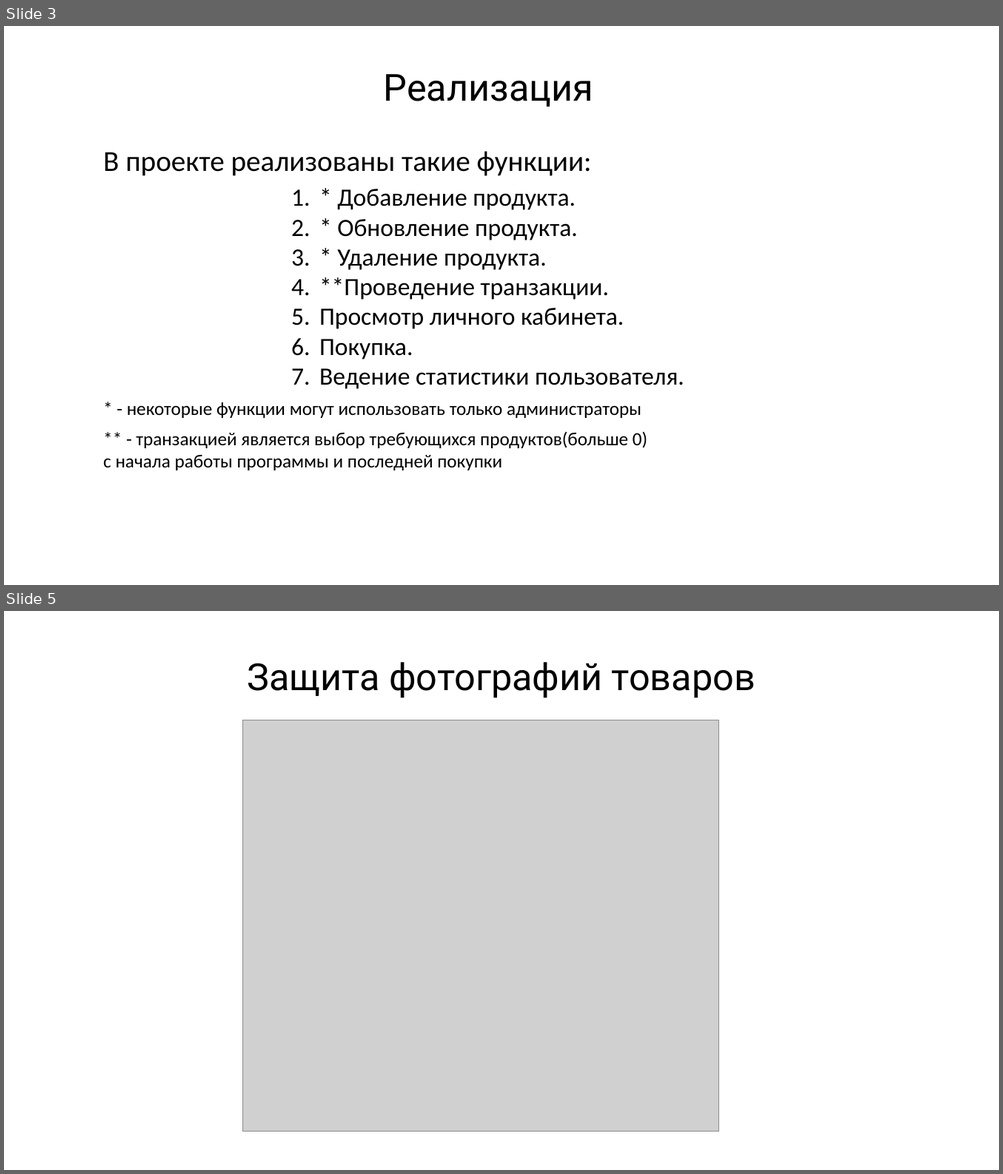
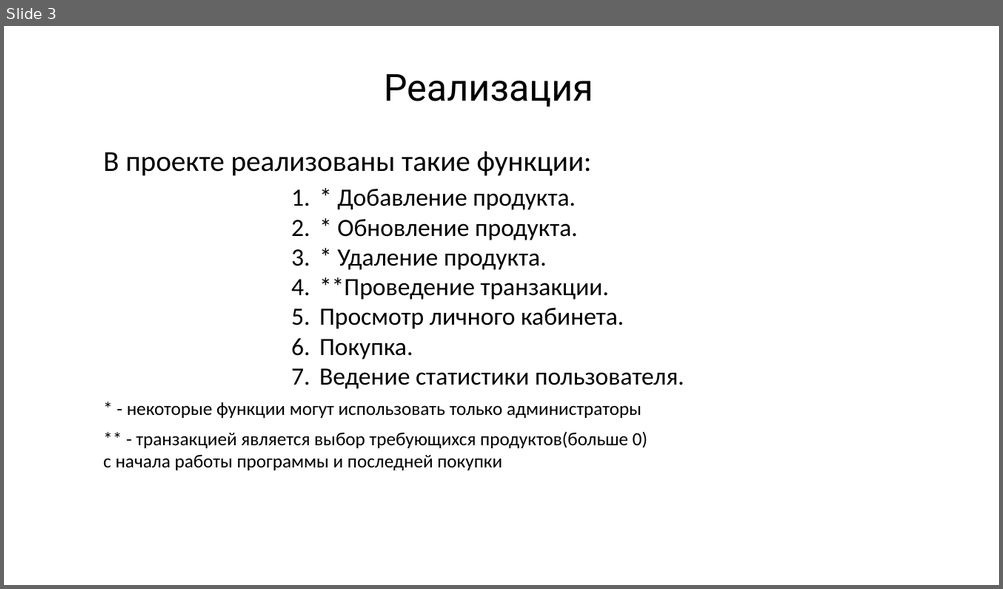
Before and after one commit to JabaXNT/YandexWEBProject, a slide deck: Zapiska/Представление Exchange.pptx. Shown one above the other, each under a label of ours: slides 3 and 5 before the commit, slide 3 after it; the slides between them are not shown. The pictures are 1003x1174 and 1003x589 pixels, drawn with LibreOffice and Linux fonts; fonts in the diff are those of the drawing; grey boxes stand for pictures. Boxes give left, top, right and bottom in pixels: in the first picture for what was removed or moved away, otherwise in the second. Text is boxed around its words. In the diff, an @@ line names an element or a change of style, - is before the commit and + after.

```diff
--- a/Zapiska/Представление Exchange.pptx
+++ b/Zapiska/Представление Exchange.pptx
@@ slide 5 removed at (4,611,999,1170), background #FFFFFF @@
@@ text removed at (247,662,755,698) @@
-Защита фотографий товаров
@@ picture removed at (243,721,719,1132) @@
```
Also in this commit, not shown: 4 slides changed, 5 other slides removed, 1 other file.
